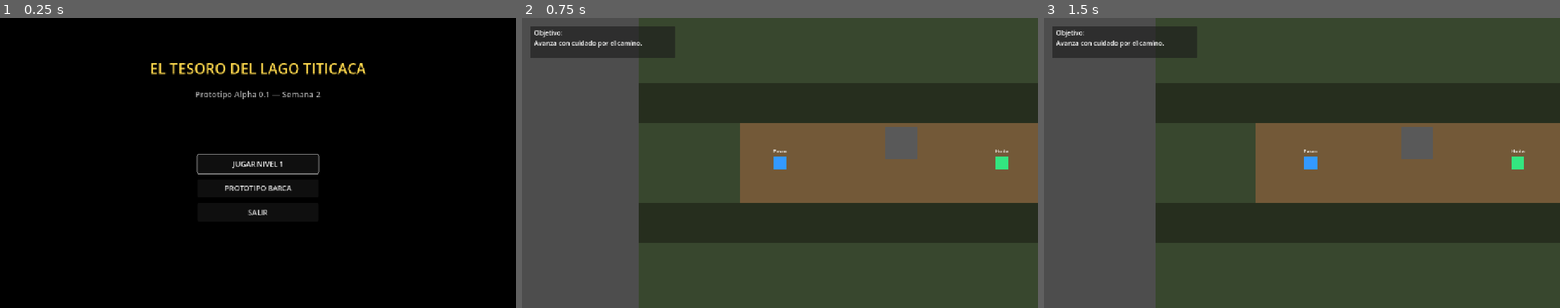
Above: before the commit, frames 1-3 (left to right).
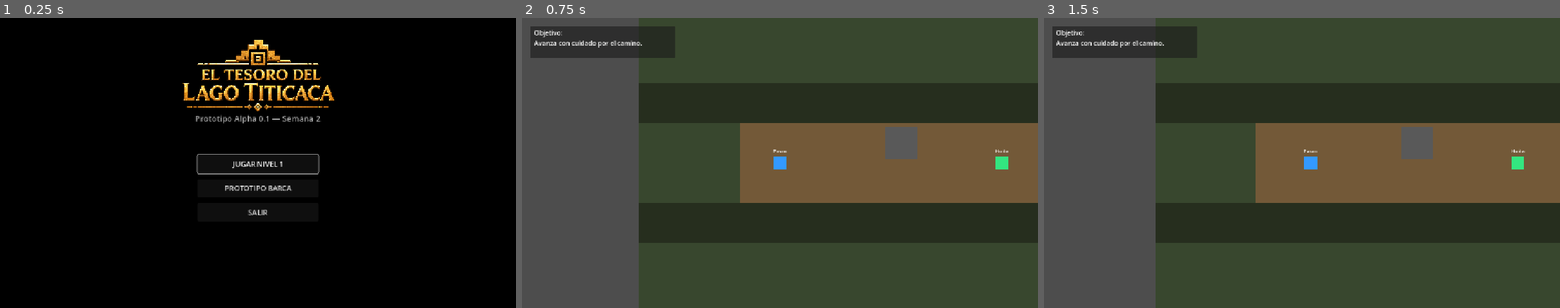
Above: after the commit, the same moments.

Repository: JHAMILCALI/El-tesoro-del-lago-titicaca-Game
Game: Godot game, scene res://scenes/main/MainMenu.tscn
Two runs of this game, one before a commit and one after it. Both use one fixed random seed, a clock stepped at 60 frames per second and the inputs below. Video files are missing from this copy of the repository; at most half a second of black plays in their place.
Inputs:
- Up to frame 1 (0.25 s): no input
- Up to frame 2 (0.75 s): click "JUGAR NIVEL 1" at 0.5 s
- Up to frame 3 (1.5 s): tap Enter (ui_accept) at 1.25 s; hold D (move_right) from 1.28 s (still down); hold E (interact) from 1.28 s (still down)

The runs differ from the first frame. In frame 1, 3.0% of the frame differs, in the area x 29-71%, y 7-37%; in frame 2, nothing differs; in frame 3, nothing differs.

Commit message:
feat: add MainMenu scene and title asset

Diff:
--- a/scenes/main/MainMenu.tscn
+++ b/scenes/main/MainMenu.tscn
@@ -2,6 +2,7 @@
 
 [ext_resource type="Script" uid="uid://bk6arl4xw7qby" path="res://scripts/main_menu.gd" id="1_menu"]
 [ext_resource type="VideoStreamTheora" path="res://assets/videos/video_menu.ogv" id="2_video"]
+[ext_resource type="Texture2D" uid="uid://bb821nooqf0sq" path="res://assets/images/titulo_menu.png" id="3_title"]
 
 [node name="MainMenu" type="Control" unique_id=560983490]
 layout_mode = 3
@@ -35,20 +36,19 @@
 expand = true
 loop = true
 
-[node name="TitleLabel" type="Label" parent="." unique_id=431379442]
+[node name="TitleTexture" type="TextureRect" parent="." unique_id=431379442]
 layout_mode = 1
 anchors_preset = 5
 anchor_left = 0.5
 anchor_right = 0.5
-offset_left = -400.0
-offset_top = 100.0
-offset_right = 400.0
-offset_bottom = 170.0
+offset_left = -320.0
+offset_top = 40.0
+offset_right = 320.0
+offset_bottom = 240.0
 grow_horizontal = 2
-theme_override_colors/font_color = Color(1, 0.85, 0.3, 1)
-theme_override_font_sizes/font_size = 36
-text = "EL TESORO DEL LAGO TITICACA"
-horizontal_alignment = 1
+texture = ExtResource("3_title")
+expand_mode = 1
+stretch_mode = 5
 
 [node name="SubtitleLabel" type="Label" parent="." unique_id=475937205]
 layout_mode = 1
@@ -56,9 +56,9 @@
 anchor_left = 0.5
 anchor_right = 0.5
 offset_left = -300.0
-offset_top = 175.0
+offset_top = 235.0
 offset_right = 300.0
-offset_bottom = 210.0
+offset_bottom = 270.0
 grow_horizontal = 2
 theme_override_colors/font_color = Color(0.7, 0.7, 0.7, 1)
 theme_override_font_sizes/font_size = 20
Binary file added: assets/images/titulo_menu.png
Not shown, added: assets/images/titulo_menu.png.import
